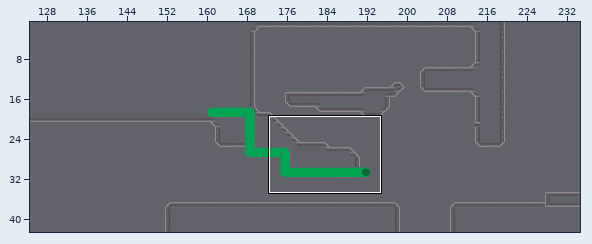
A Tiled map gets an edit: Game/TiledMaps/Fase01.tmx. The first picture is a wide view before the edit; the outline marks the close-up.
Close-up. As it was:
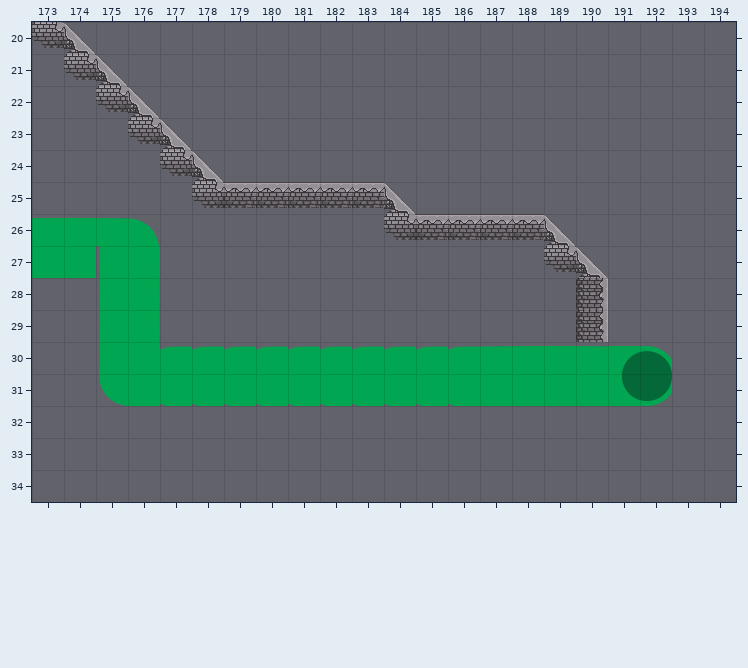
Cells are 32x32 px. Shown: x 173..194, y 20..34. The commit also changed other parts of the map, which this record leaves out.
The result:
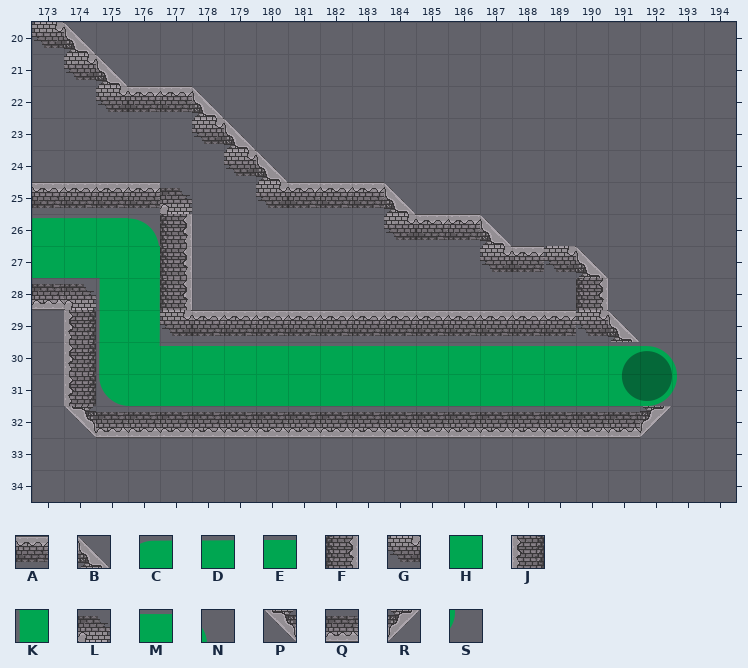
Key: from "ELEMENTOS-FASE-1-SEM-BG": A 34, B 43, C 51, D 52, E 54, F 61, G 68, H 77, J 90, K 105, L 141, M 157, N 162, P 166, Q 167, R 168, S 187.
_ is an empty cell, . an unchanged one.
Edits made:
--- layer "Camada de Tiles 1"
@@ x 173..193 @@
-22 ...B__...............
-23 ...GB__..............
-24 ....GB__.............
-25 _____GAA.............
-26 ...._.........AAB....
-27 ..K._.........__.....
-28 __.._................
-29 ._.._____________F_..
-30 ._..CCCCCCCCCCD....._
-31 ._.................._
-32 .___________________.
+22 ...AAB...............
+23 ...__GB..............
+24 ....__GB.............
+25 AAAAL__G.............
+26 ....F.........B__....
+27 ..H.F.........GA.....
+28 QL..F................
+29 .J..GAAAAAAAAAAAAGB..
+30 .J..EEMMMMMMMMM.....N
+31 .J..................S
+32 .PQQQQQQQQQQQQQQQQQR.
Changed places in both close-ups, as pixel boxes (x1, y1, x2, y2):
changed: (32, 86, 677, 438)
